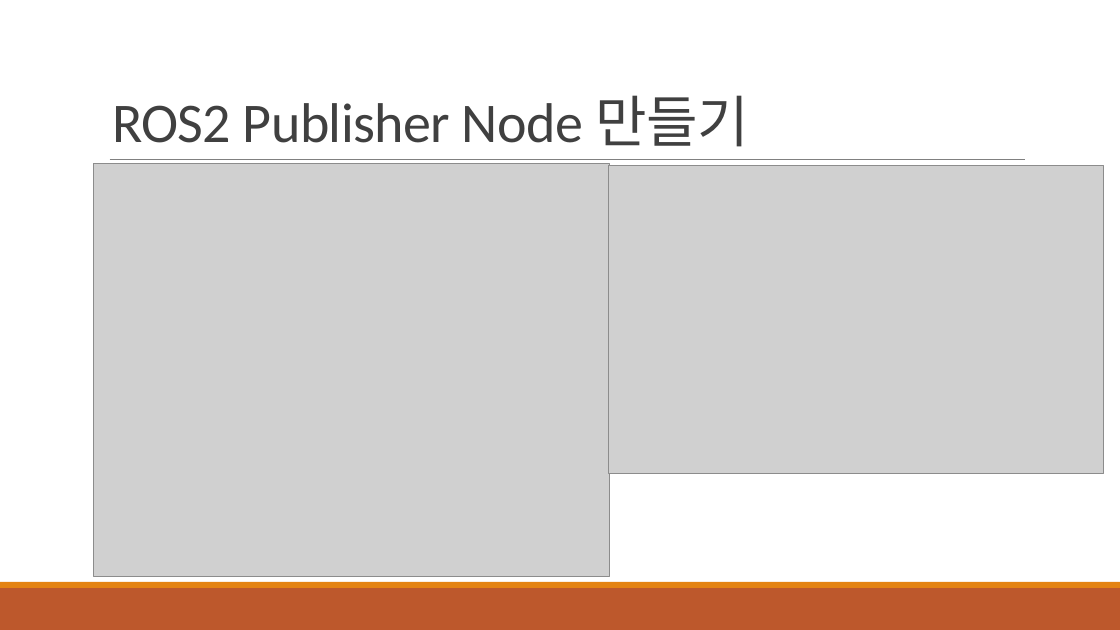
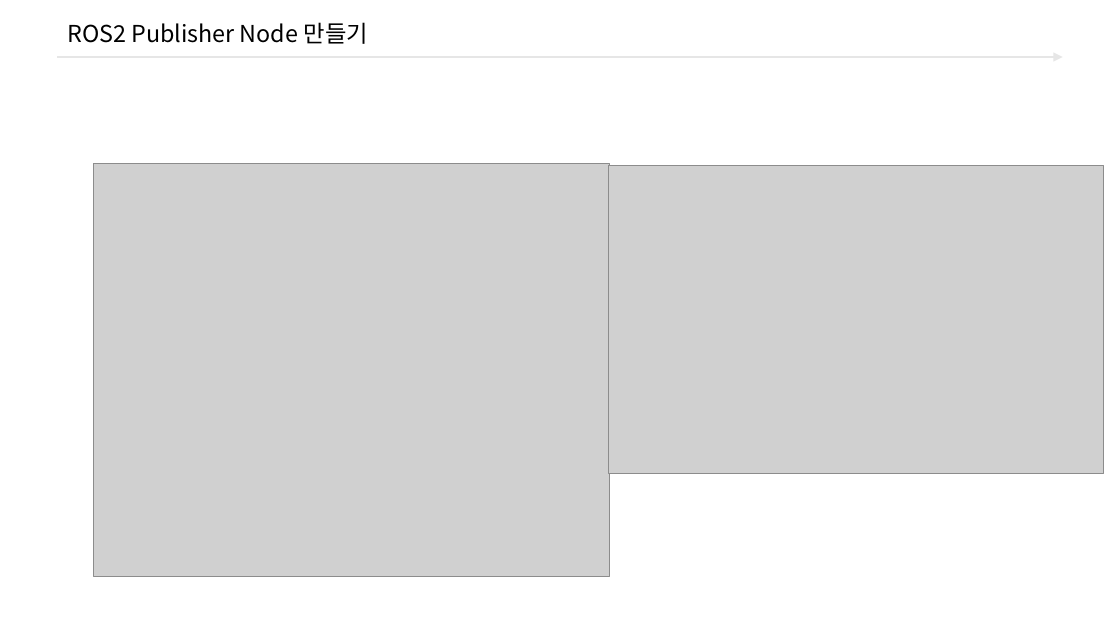
Before and after one commit to freshmea/ict_robot_sj, a slide deck: slide 11 of pdf_ppt/3. ROS2/교안_ROS2 터틀봇_바인드소프트_2일차교욱.pptx (slide 7 before the commit). Drawn at 1120x630 pixels with LibreOffice and Linux fonts; fonts in the diff are those of the drawing; grey boxes stand for pictures; background and template pictures are left out. Boxes give left, top, right and bottom in pixels: in the first picture for what was removed or moved away, otherwise in the second. Text is boxed around its words. In the diff, an @@ line names an element or a change of style, - is before the commit and + after.

```diff
--- a/pdf_ppt/3. ROS2/교안_ROS2 터틀봇_바인드소프트_2일차교욱.pptx
+++ b/pdf_ppt/3. ROS2/교안_ROS2 터틀봇_바인드소프트_2일차교욱.pptx
@@ title "ROS2 Publisher Node 만들기": place and size @@
-title "ROS2 Publisher Node 만들기" at box(112, 95, 748, 147)
+title "ROS2 Publisher Node 만들기" at box(67, 22, 368, 44)
@@ title "ROS2 Publisher Node 만들기" at box(67, 22, 368, 44): size 36 to 15 pt, font Calibri to Noto Sans CJK KR, text colour #404040 to #000000, letter spacing -0.4 to 0 pt; line spacing 0.85 to 1; vertical alignment bottom to middle @@
@@ arrow added from (57, 57) to (1063, 57), #E6E6E6 1.5 pt @@
@@ line removed from (110, 160) to (1025, 160) @@
@@ rectangle removed at box(0, 588, 1120, 630) @@
@@ rectangle removed at box(0, 582, 1120, 588) @@
```
Also in this commit, not shown: 6 other slides changed, 6 slides added, 4 slides removed, 7 other files.
